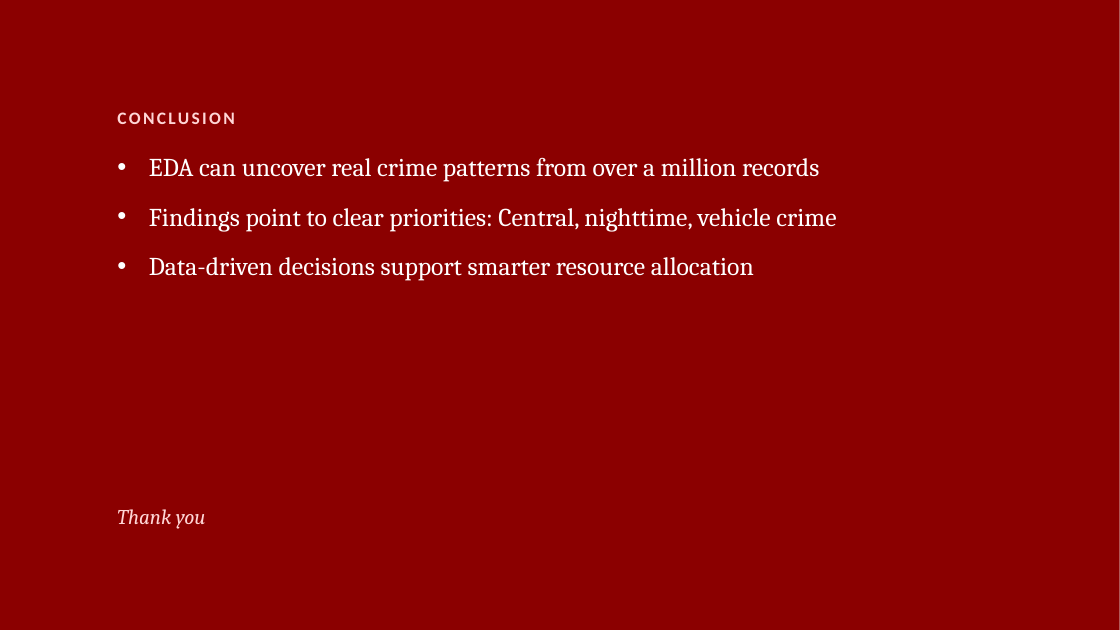
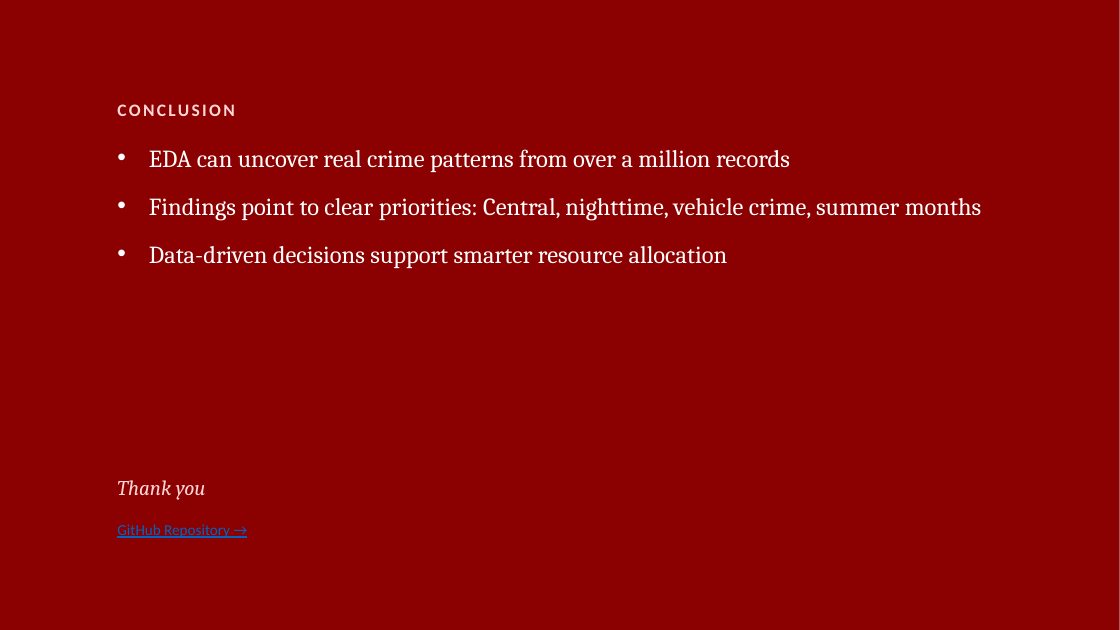
Before and after one commit to fatimaawachi/Analyzing-Crimes-in-LA-2020-2025-, a slide deck: slide 15 of Fatima_awachi_EDA_Project_Presentation.pptx (slide 16 before the commit). Drawn at 1120x630 pixels with LibreOffice and Linux fonts; fonts in the diff are those of the drawing. Boxes give left, top, right and bottom in pixels: in the first picture for what was removed or moved away, otherwise in the second. Text is boxed around its words. In the diff, an @@ line names an element or a change of style, - is before the commit and + after.

```diff
--- a/Fatima_awachi_EDA_Project_Presentation.pptx
+++ b/Fatima_awachi_EDA_Project_Presentation.pptx
@@ text "CONCLUSION": place and size @@
-text "CONCLUSION" at box(117, 112, 234, 124)
+text "CONCLUSION" at box(117, 104, 234, 116)
@@ text "EDA can uncover real crime ...": place and size @@
-text "EDA can uncover real crime ..." at box(149, 157, 836, 281)
+text "EDA can uncover real crime ..." at box(149, 149, 981, 268)
@@ text at box(149, 149, 790, 268): size 22 to 21 pt in "EDA can uncover real crime patterns from ...", "Data-driven decisions support smarter resource allocation" @@
@@ text at box(149, 198, 981, 221): text changed; size 22 to 21 pt @@
-• Findings point to clear priorities: Central, nighttime, vehicle crime
+• Findings point to clear priorities: Central, nighttime, vehicle crime, summer months
@@ text "Thank you": place and size @@
-text "Thank you" at box(117, 509, 206, 529)
+text "Thank you" at box(117, 480, 206, 500)
@@ text added at box(117, 524, 230, 538), 13 pt, text #0563C1, underline @@
+GitHub Repository →
```
Also in this commit, not shown: 9 other slides changed, 5 slides added, 6 slides removed, 2 other files.
